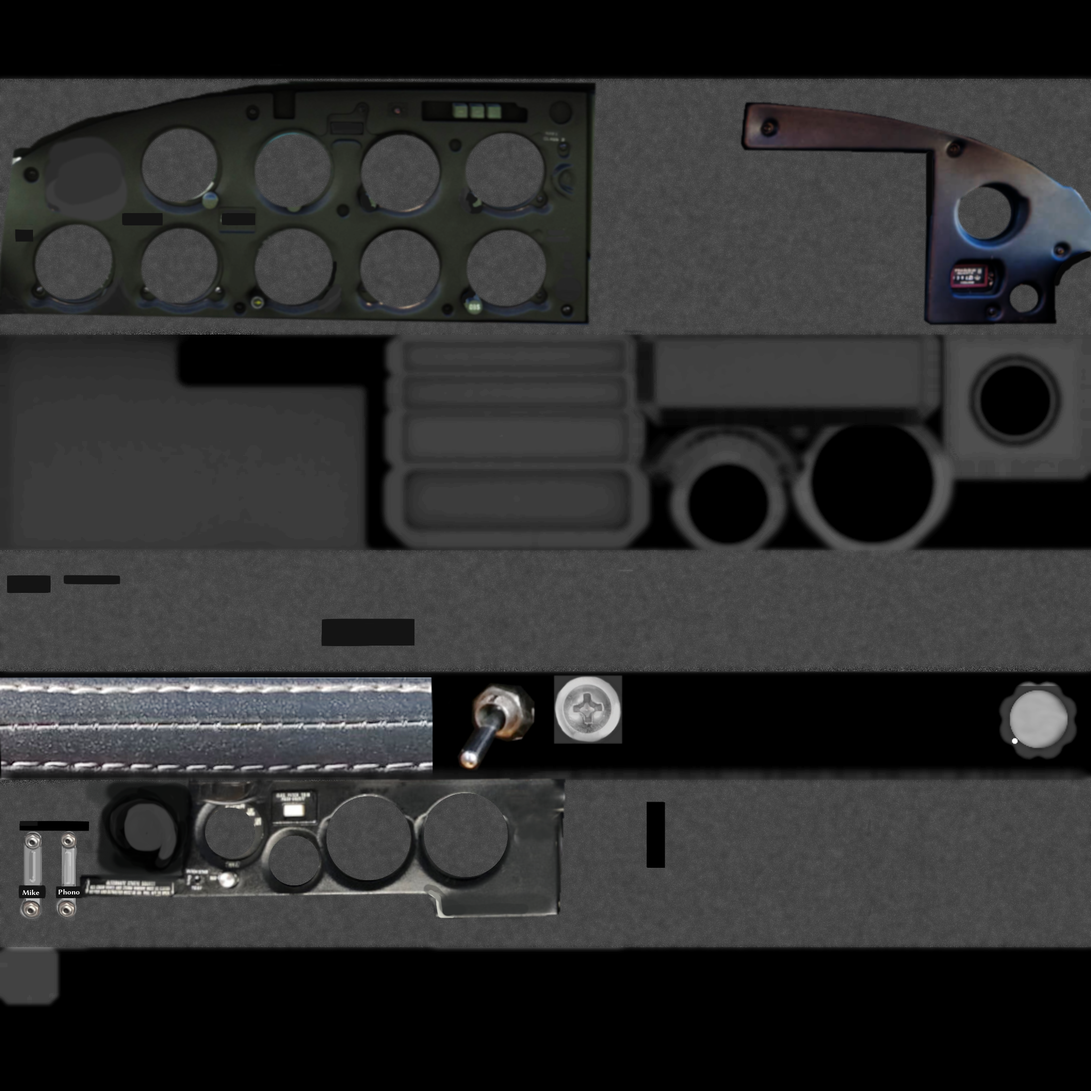
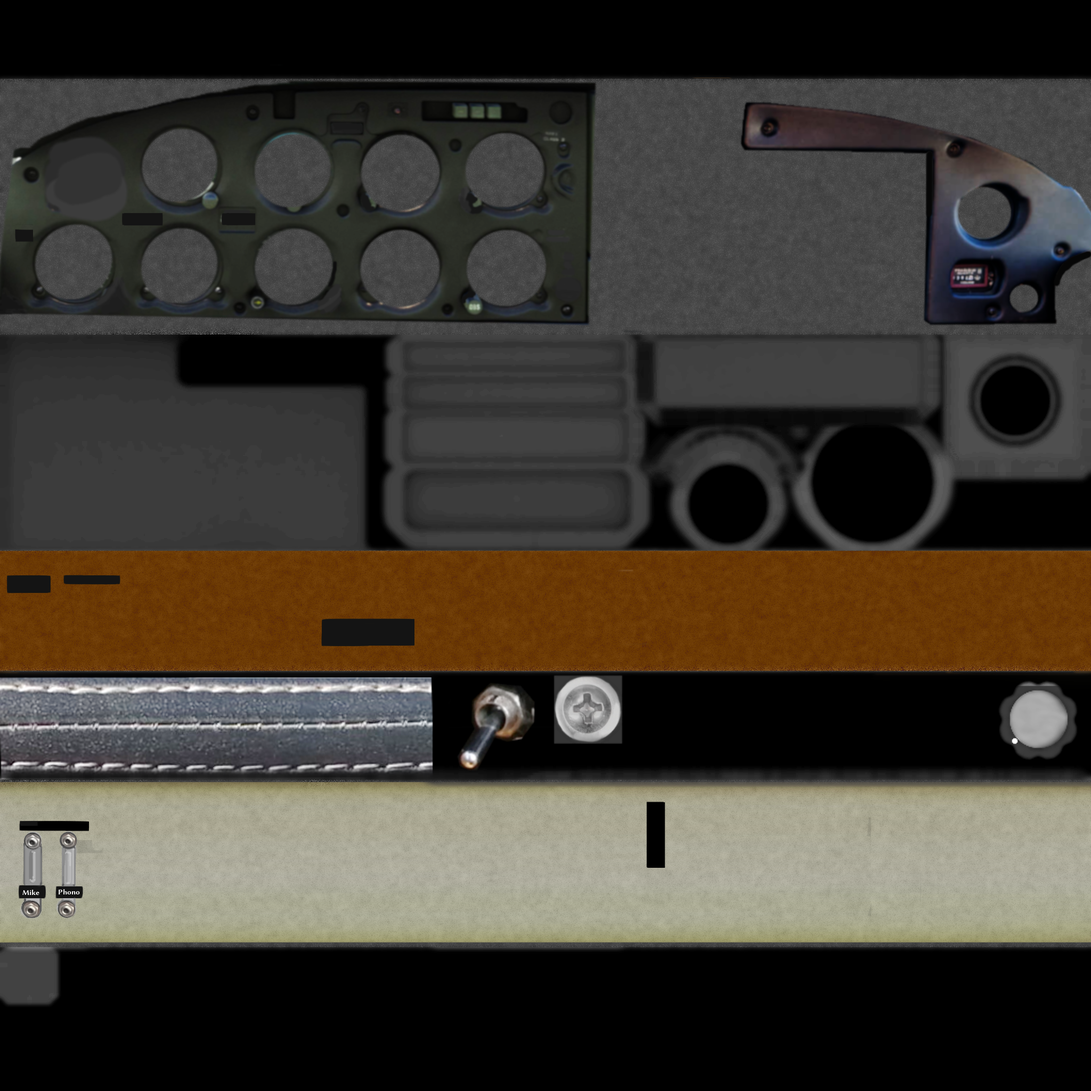
Revision of a layered 1091 x 1091 image; what changed, layer by layer:
removed layer "panel inferior" over [77, 775, 571, 924]
showed "Capa" over [0, 77, 1091, 944]
